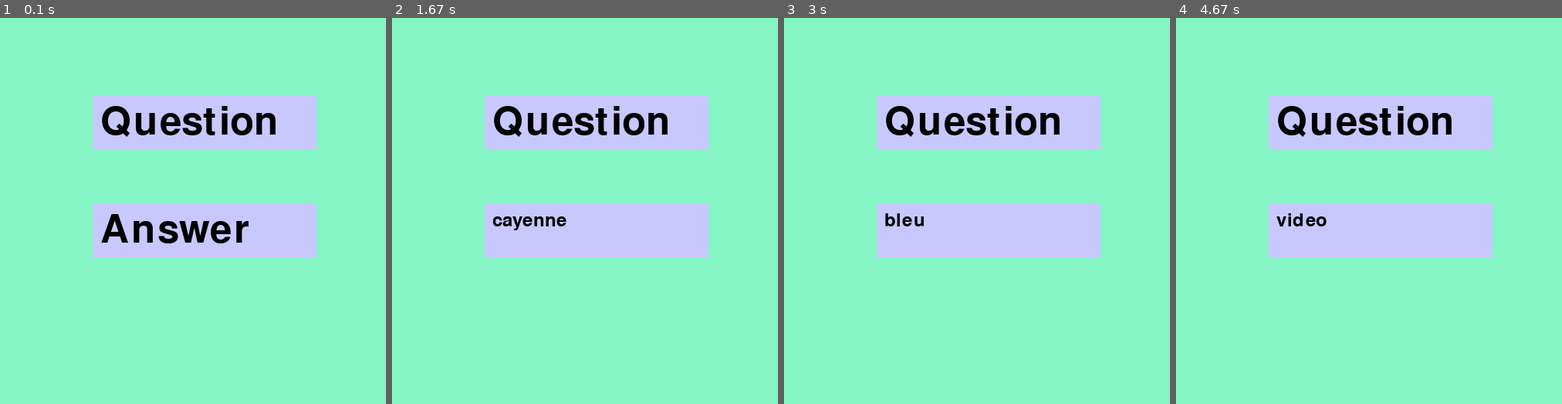
Above: before the commit, frames 1-4 (left to right).
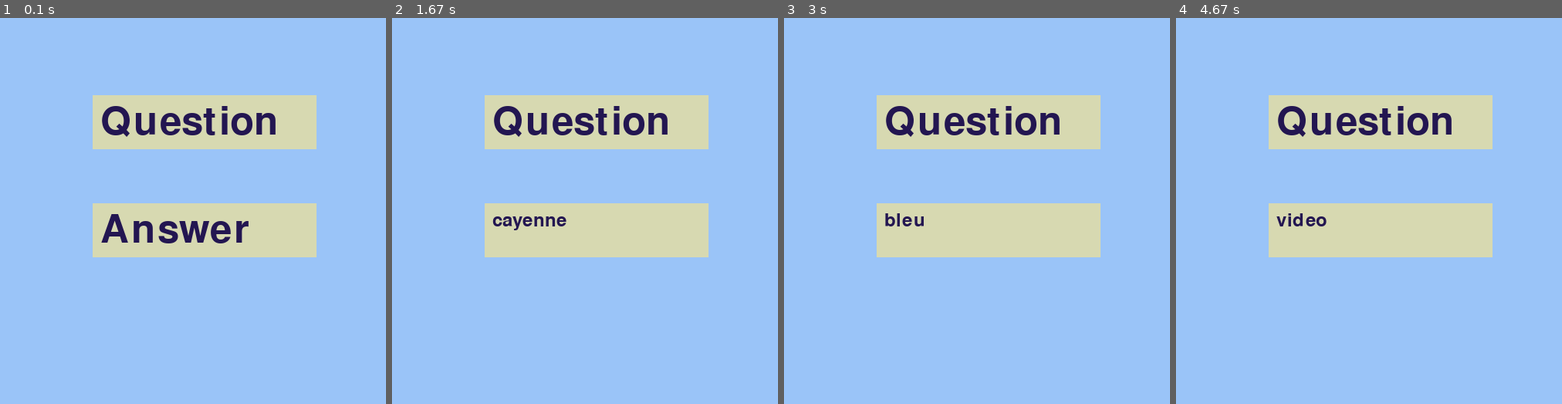
Above: after the commit, the same moments.

Repository: WalkX21/Aprentissage_pygame
Game: pygame game, started from Q&a/main.py
Same seed, same stepped clock (60 frames per second), same inputs: the game is played once before the commit and once after it.
Inputs:
- Up to frame 1 (0.1 s): no input
- Up to frame 2 (1.67 s): tap A at 0.33, 0.67, 1.07, 1.37 s
- Up to frame 3 (3 s): tap A at 1.9, 2.2, 2.4, 2.7, 2.97 s
- Up to frame 4 (4.67 s): tap A at 3.3, 3.6, 4.13, 4.43 s

The runs differ from the first frame. In frame 1, 100% of the frame differs, in the area x 0-100%, y 0-100%; in frame 2, 100%; in frame 3, 100%; in frame 4, 100%.

Commit message:
fast cliker coucou chef rayane

Diff:
--- a/Q&a/main.py
+++ b/Q&a/main.py
@@ -8,12 +8,12 @@
 #DISPLAYSURF = pygame.display.set_mode((400, 300))
 #pygame.display.set_caption('Hello World!')
 clock = pygame.time.Clock()
-back = (134, 245,198)
+back = (154, 196, 248)
 mw = pygame.display.set_mode((500, 500))
 mw.fill(back)
 
-BLACK = (0, 0, 0)
-LIGHT_BLUE = (200, 200, 255)
+BLACK = (35, 22, 81)
+LIGHT_BLUE = (215, 217, 177)
 
 
 class TextArea():
--- /dev/null
+++ b/dev-physique.py
@@ -0,0 +1,7 @@
+import numpy as np
+import matplotlib.pyplot as plt
+
+fig, ax = plt.subplots()
+ax.plot([1, 3, 4, 6], [2, 3, 5, 1])
+
+plt.show()
--- /dev/null
+++ b/fast-cliker.py
@@ -0,0 +1,80 @@
+#import pygame
+
+#pygame.init()
+
+#back = (154, 196, 248)
+#w = pygame.display.set_mode((500, 500))
+#w.fill(back)
+
+#while True:
+#    pass
+import sys
+
+import pygame
+from pygame.locals import QUIT
+from random import randint
+
+pygame.init()
+
+clock = pygame.time.Clock()
+back = (154, 196, 248)
+mw = pygame.display.set_mode((850, 720))
+mw.fill(back)
+
+BLACK = (35, 22, 81)
+LIGHT_BLUE = (215, 217, 177)
+
+
+class TextArea():
+    def __init__(self, x=0, y=0, width=10, height=10, color=None):
+        self.rect = pygame.Rect(x, y, width, height)
+        self.fill_color = color
+
+    def set_text(self, text, fsize=12, text_color=BLACK):
+        self.text = text
+        self.image = pygame.font.Font(None, fsize).render(text, True, text_color) #.render pr le texte
+
+    def draw(self, shift_x=0, shift_y=0):
+        pygame.draw.rect(mw, self.fill_color, self.rect)
+        mw.blit(self.image, (self.rect.x + shift_x, self.rect.y + shift_y) )
+
+point1 = 0
+timer1 = 0
+quest_card = TextArea(50,100,150,250,LIGHT_BLUE)
+quest_card.set_text("",50)
+
+quest_card1 = TextArea(250,100,150,250,LIGHT_BLUE)
+quest_card1.set_text("",50)
+
+quest_card2 = TextArea(450,100,150,250,LIGHT_BLUE)
+quest_card2.set_text("",50)
+
+quest_card3 = TextArea(650,100,150,250,LIGHT_BLUE)
+quest_card3.set_text("",50)
+
+timer = TextArea(250,400,150,100,LIGHT_BLUE)
+timer.set_text("Timer: "+str(timer1),50)
+
+point = TextArea(450,400,150,100,LIGHT_BLUE)
+point.set_text("pts: "+str(point1),50)
+
+
+
+
+
+while True:
+    pygame.display.update()
+    quest_card.draw(10,10)
+    quest_card1.draw(10,10)
+    quest_card2.draw(10,10)
+    quest_card3.draw(10,10)
+    timer.draw(10,10)
+    point.draw(10,10)
+
+    for event in pygame.event.get():
+        if event.type == QUIT:
+            pygame.quit()
+            sys.exit()
+
+
+    clock.tick(40)
--- /dev/null
+++ b/fast_cliker_test.py
@@ -0,0 +1,29 @@
+import sys
+import time
+import pygame
+from pygame.locals import QUIT
+from random import randint
+
+pygame.init()
+
+clock = pygame.time.Clock()
+back = (154, 196, 248)
+mw = pygame.display.set_mode((850, 720))
+mw.fill(back)
+
+BLACK = (35, 22, 81)
+LIGHT_BLUE = (215, 217, 177)
+
+
+
+i = randint(1,4)
+clock = pygame.time.Clock()
+
+
+
+
+
+while True:
+    pygame.display.update()
+
+    clock.tick(40)
--- /dev/null
+++ b/liste-on-pygame/list1.py
@@ -0,0 +1,16 @@
+
+
+participant = ['(Moderator)']
+a = input('enter name of the participants please, try 0 to stop')
+
+while a != '0':
+
+    if a in participant:
+        a = input('enter name of the participants please, try 0 to stop')
+
+    else:
+        participant.append(a)
+
+
+participant.sort()
+print(participant)
--- /dev/null
+++ b/liste-on-pygame/list2.py
@@ -0,0 +1,13 @@
+
+numbers = []
+a = input('enter les resultats stp, stop pr arreter')
+while a != 'stop':
+    numbers.append(int(a))
+    a = input('enter les resultats stp, stop pr arreter')
+
+average = sum(numbers) / len(numbers)
+max_result = max(numbers)
+
+print(numbers)
+print(average)
+print(max_result)
--- /dev/null
+++ b/liste-on-pygame/list3.py
@@ -0,0 +1,23 @@
+
+
+
+resultat1 = []
+resultat = []
+compteur = 0
+
+val = int(input('enter values '))
+
+while val != 0:
+
+    if val >= 200:
+        resultat1.append(val)
+        compteur = compteur + 1
+
+    resultat.append(val)
+
+    val = int(input('enter values '))
+
+
+print(resultat)
+print(resultat1)
+print(compteur)
--- /dev/null
+++ b/liste-on-pygame/list4.py
@@ -0,0 +1,15 @@
+
+
+
+
+resultats = input('Enter the marks ')
+resultats=resultats.split(' ')
+
+amount = 0
+
+for result in resultats:
+    if int(result) >= 200:
+        amount += 1
+
+print(resultats)
+print(amount)
